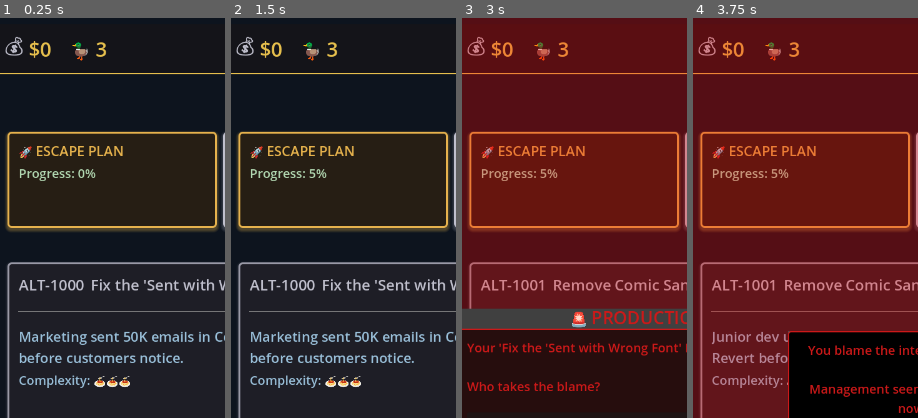
Above: before the commit, frames 1-4 (left to right).
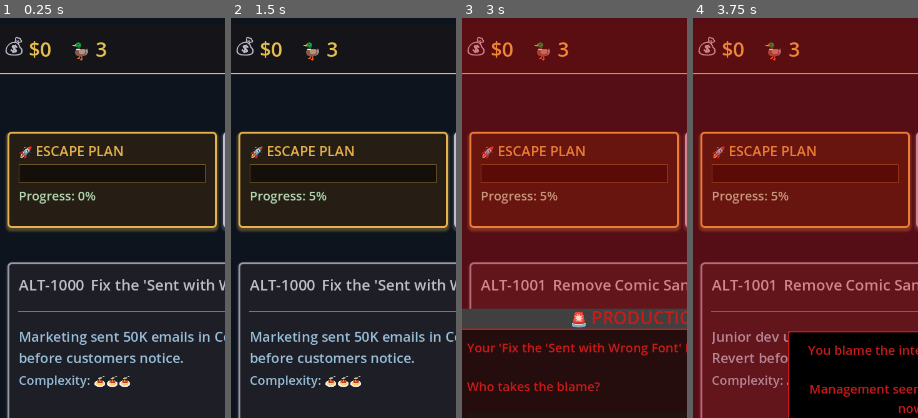
Above: after the commit, the same moments.

Repository: lmchoi/alt-f-this
Game: Godot game, scene res://scenes/game_ui.tscn
The game is run twice, just before and just after one commit, with the same random seed, the same clock (stepped at 60 frames per second) and the same inputs.
Inputs:
- Up to frame 1 (0.25 s): no input
- Up to frame 2 (1.5 s): click "🚨 SHIP IT" at 0.5 s; click "REAL WORK (Side Project)" at 1.25 s
- Up to frame 3 (3 s): click "DO 🐵 JOB" at 2 s; click "🚨 SHIP IT" at 2.75 s
- Up to frame 4 (3.75 s): click "The intern we just let go." at 3.5 s
The pictures show only the part of the screen within x 1-51%, y 0-50%; the shares and areas given below are measured in that part.

The runs differ from the first frame. In frame 1, 1.3% of the frame differs, in the area x 8-92%, y 36-47%; in frame 2, 1.3%; in frame 3, 1.3%; in frame 4, 1.3%.

Commit message:
Add progress bar component to side project panel
Add visual ProgressBar to escape plan panel with escape-themed styling:
- 30px height (compact to maintain panel size)
- Green fill color (hopeful escape theme)
- Golden border to match panel aesthetic
- Positioned between header and percentage label

🤖 Generated with [Claude Code](https://claude.com/claude-code)

Co-Authored-By: Claude <noreply@anthropic.com>

Diff:
--- a/scenes/side_project_panel.tscn
+++ b/scenes/side_project_panel.tscn
@@ -1,7 +1,23 @@
-[gd_scene load_steps=3 format=3 uid="uid://c8y5kn7m2p3qr"]
+[gd_scene load_steps=5 format=3 uid="uid://c8y5kn7m2p3qr"]
 
 [ext_resource type="Script" path="res://scenes/side_project_panel.gd" id="1_side_project"]
 [ext_resource type="Theme" path="res://themes/main_theme.tres" id="2_main_theme"]
+
+[sub_resource type="StyleBoxFlat" id="StyleBoxFlat_progress_bg"]
+bg_color = Color(0.08, 0.06, 0.04, 1)
+border_width_left = 1
+border_width_top = 1
+border_width_right = 1
+border_width_bottom = 1
+border_color = Color(0.9, 0.7, 0.3, 0.4)
+
+[sub_resource type="StyleBoxFlat" id="StyleBoxFlat_progress_fill"]
+bg_color = Color(0.7, 0.85, 0.7, 0.6)
+border_width_left = 1
+border_width_top = 1
+border_width_right = 1
+border_width_bottom = 1
+border_color = Color(0.7, 0.85, 0.7, 1)
 
 [sub_resource type="StyleBoxFlat" id="StyleBoxFlat_side_project_panel"]
 bg_color = Color(0.15, 0.12, 0.08, 1)
@@ -39,6 +55,15 @@
 theme_override_font_sizes/font_size = 22
 text = "🚀 ESCAPE PLAN"
 
+[node name="ProgressBar" type="ProgressBar" parent="MarginContainer/MainContainer"]
+unique_name_in_owner = true
+custom_minimum_size = Vector2(0, 30)
+layout_mode = 2
+theme_override_styles/background = SubResource("StyleBoxFlat_progress_bg")
+theme_override_styles/fill = SubResource("StyleBoxFlat_progress_fill")
+max_value = 100.0
+show_percentage = false
+
 [node name="ProgressLabel" type="Label" parent="MarginContainer/MainContainer"]
 unique_name_in_owner = true
 layout_mode = 2
